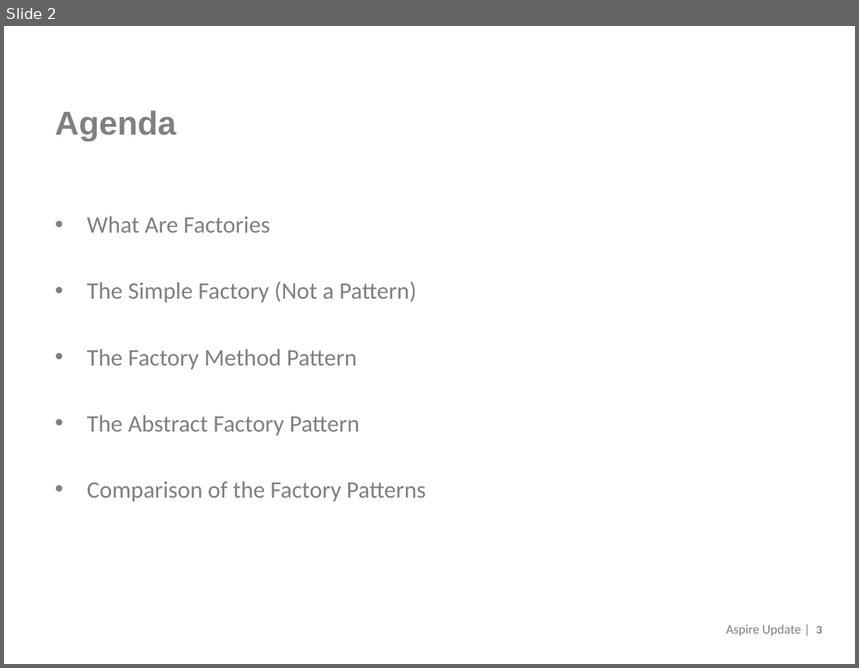
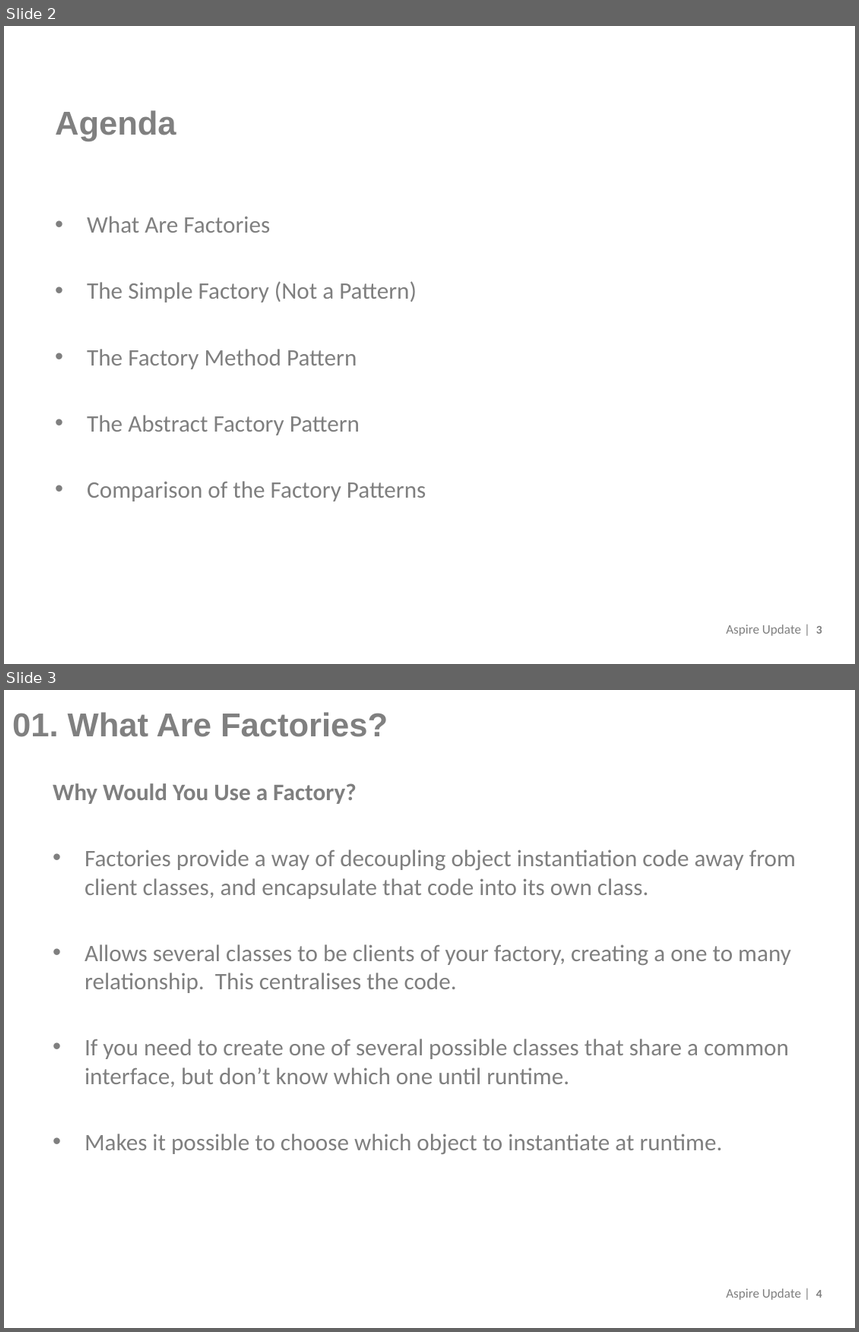
Before and after one commit to crazydais/design-patterns-for-cpp, a slide deck: Factories.pptx. Shown one above the other, each under a label of ours: slide 2 before the commit, slides 2 and 3 after it. The pictures are 859x668 and 859x1332 pixels, drawn with LibreOffice and Linux fonts; fonts in the diff are those of the drawing; background and template pictures are left out. Boxes give left, top, right and bottom in pixels: in the first picture for what was removed or moved away, otherwise in the second. Text is boxed around its words. In the diff, an @@ line names an element or a change of style, - is before the commit and + after.

```diff
--- a/Factories.pptx
+++ b/Factories.pptx
@@ slide 3 added at bbox=[4, 690, 855, 1328], background #FFFFFF; not listed: 2 template elements that a slide beside it also shows @@
@@ title added at bbox=[12, 712, 388, 737], 28 pt, text #808080, bold @@
+01. What Are Factories?
@@ text added at bbox=[53, 783, 796, 1154], 20 pt, text #7F7F7F @@
+Why Would You Use a Factory?
+• Factories provide a way of decoupling object instantiation code away from client classes, and encapsulate that code into its own class.
+• Allows several classes to be clients of your factory, creating a one to many relationship. This centralises the code.
+• If you need to create one of several possible classes that share a common interface, but don’t know which one until runtime.
+• Makes it possible to choose which object to instantiate at runtime.
```
Also in this commit, not shown: 5 slides changed, 4 other slides added, 50 other files.
